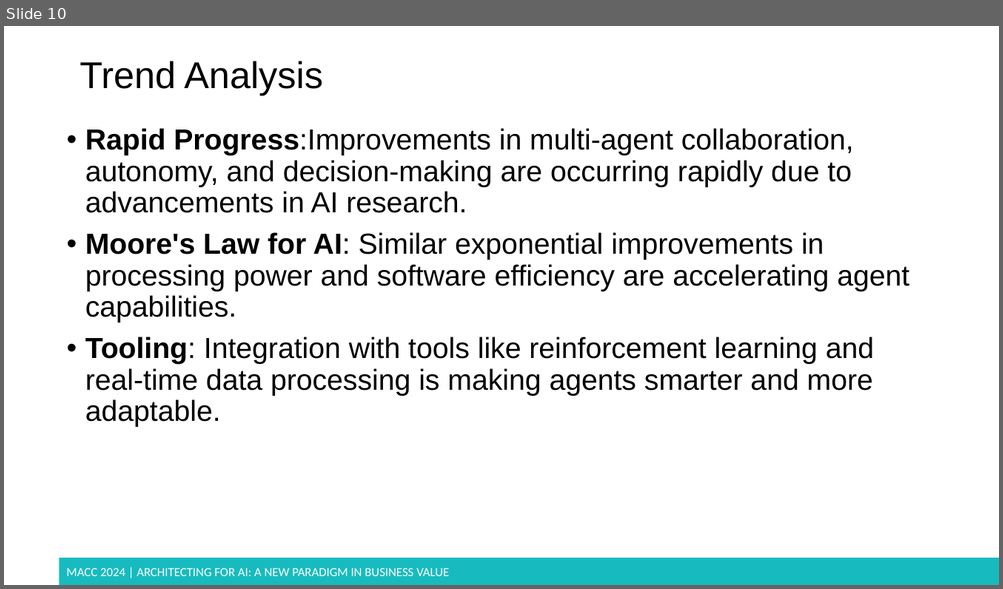
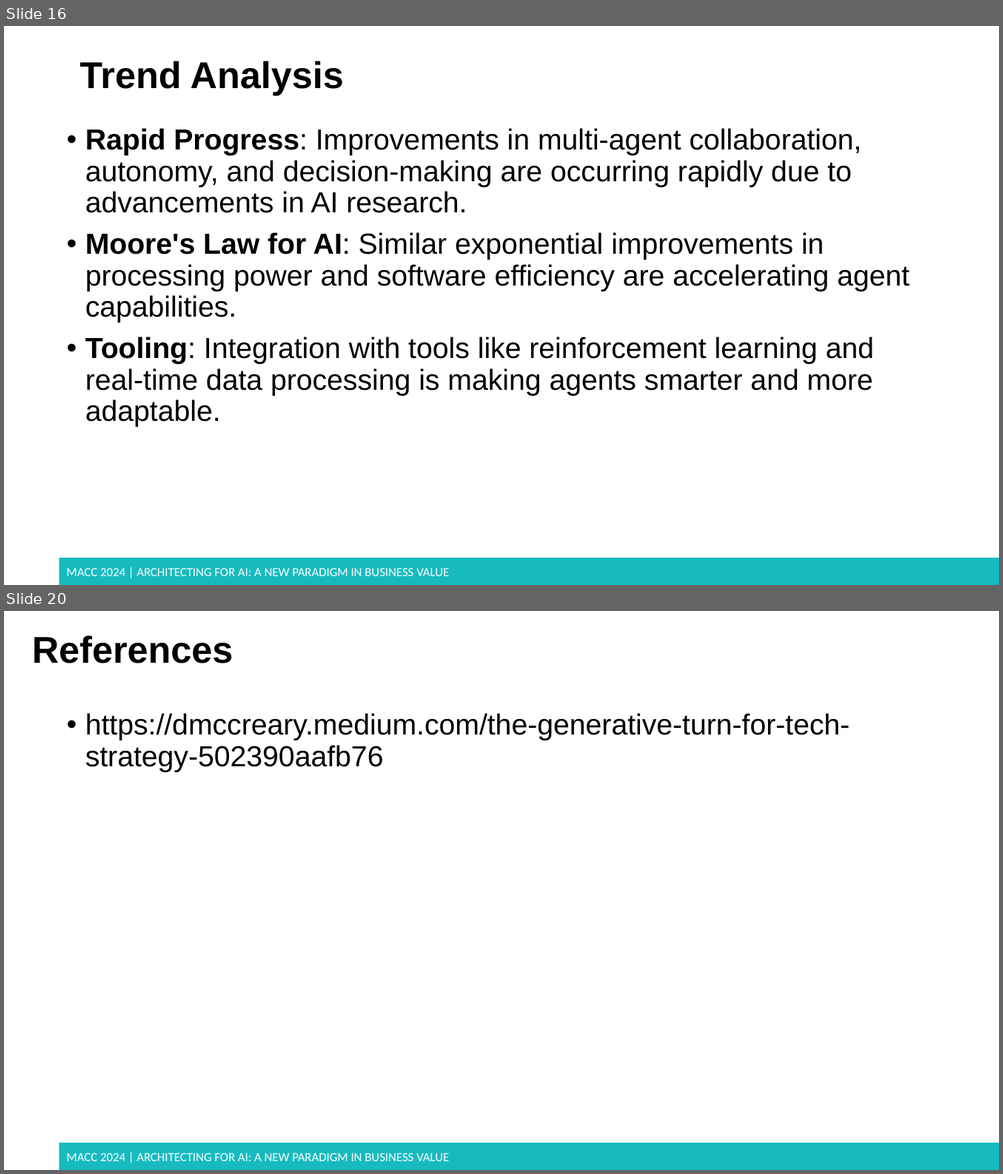
Before and after one commit to dmccreary/genai-arch-patterns, a slide deck: slides/MACC-2024-bv-of-agents.pptx. Shown one above the other, each under a label of ours: slide 10 before the commit, slides 16 and 20 after it; the slides between them are not shown. The pictures are 1003x589 and 1003x1174 pixels, drawn with LibreOffice and Linux fonts; fonts in the diff are those of the drawing; background and template pictures are left out. Boxes give left, top, right and bottom in pixels: in the first picture for what was removed or moved away, otherwise in the second. Text is boxed around its words. In the diff, an @@ line names an element or a change of style, - is before the commit and + after.

```diff
--- a/slides/MACC-2024-bv-of-agents.pptx
+++ b/slides/MACC-2024-bv-of-agents.pptx
@@ slide 20 added at <box>4,611,999,1170</box>, background #FFFFFF; not listed: 2 template elements that a slide beside it also shows @@
@@ title added at <box>32,635,233,664</box>, 36 pt, text #000000, bold @@
+References
@@ text added at <box>85,713,850,772</box>, 28 pt, text #000000 @@
+• https://dmccreary.medium.com/the-generative-turn-for-tech-strategy-502390aafb76
@@ what was slide 10 is now slide 16 @@
@@ slide 16 changed as well @@
@@ title "Trend Analysis" at <box>79,61,344,96</box>: bold on @@
@@ text at <box>85,128,862,213</box>: spaces changed @@
-• Rapid Progress:Improvements in multi-agent collaboration, autonomy, and decision-making are occurring rapidly due to advancements in AI research.
+• Rapid Progress: Improvements in multi-agent collaboration, autonomy, and decision-making are occurring rapidly due to advancements in AI research.
```
Also in this commit, not shown: 8 other slides changed, 9 other slides added, 1 slide removed, 7 other files.
